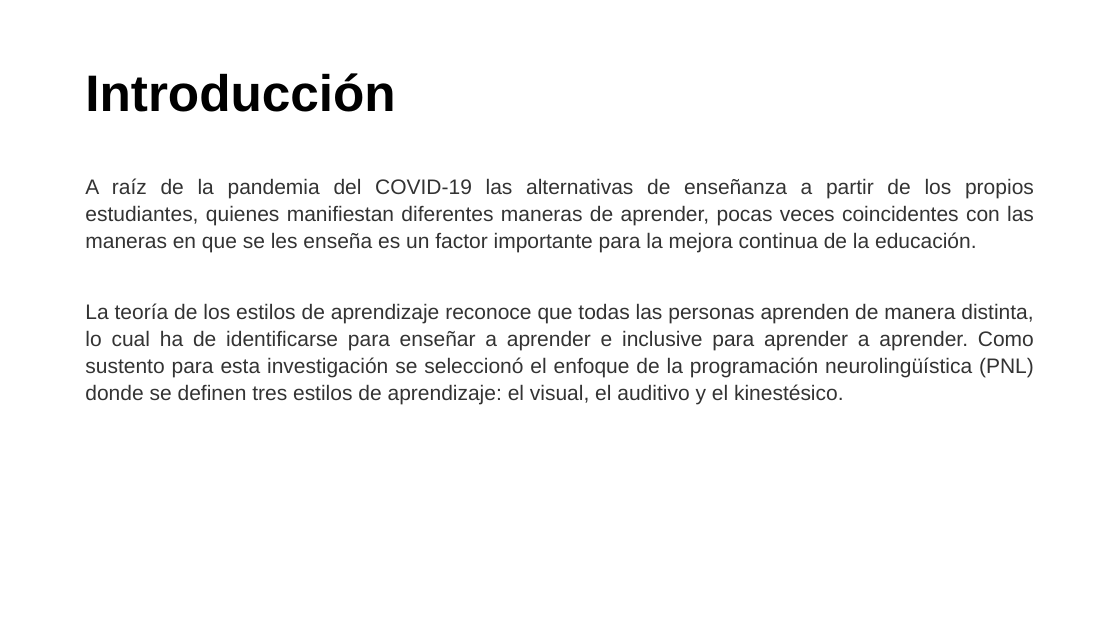
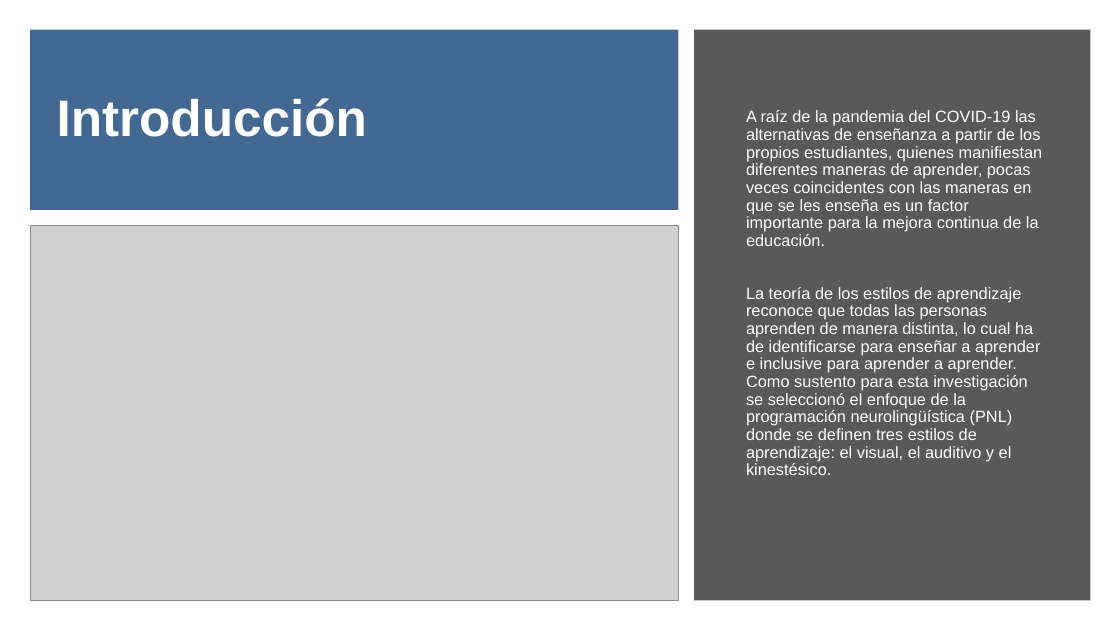
Before and after one commit to team-verde-mx/estilosdeaprendizaje, a slide deck: slide 3 of Demo.pptx. Drawn at 1120x630 pixels with LibreOffice and Linux fonts; fonts in the diff are those of the drawing; grey boxes stand for pictures; background and template pictures are left out. Boxes give left, top, right and bottom in pixels: in the first picture for what was removed or moved away, otherwise in the second. Text is boxed around its words. In the diff, an @@ line names an element or a change of style, - is before the commit and + after.

```diff
--- a/Demo.pptx
+++ b/Demo.pptx
@@ rectangle added at (30, 29, 679, 210), fill #39608C at 95% opacity @@
@@ rectangle added at (694, 29, 1091, 601), fill #595959 @@
@@ title "Introducción": place and size @@
-title "Introducción" at (85, 73, 395, 112)
+title "Introducción" at (57, 98, 367, 137)
@@ title "Introducción" at (57, 98, 367, 137): text colour #000000 to #FFFFFF @@
@@ text "A raíz de la pandemia ...": place and size @@
-text "A raíz de la pandemia ..." at (85, 178, 1034, 405)
+text "A raíz de la pandemia ..." at (746, 110, 1043, 475)
@@ text "A raíz de la pandemia ..." at (746, 110, 1043, 475): size 18 to 14 pt, text colour #333333 to #FFFFFF; alignment justified to left; line spacing 1.07 to 0.9; vertical alignment top to middle @@
@@ picture added at (30, 225, 679, 600) @@
```
Also in this commit, not shown: 5 other slides changed, 9 slides added, 6 slides removed, 2 other files.
